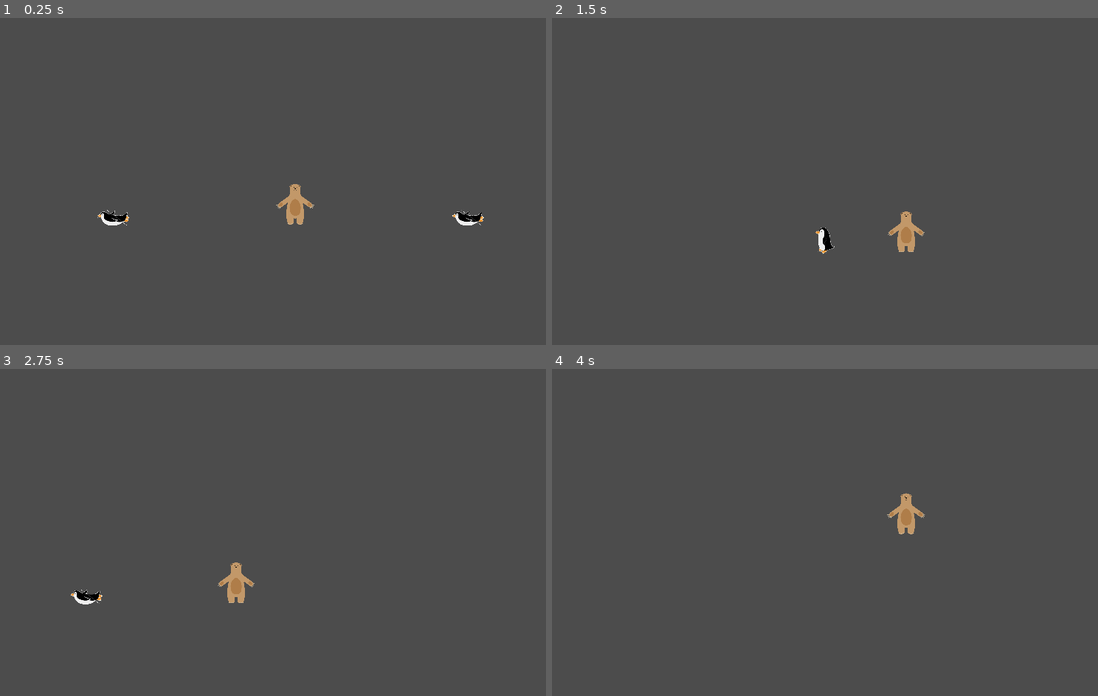
Above: before the commit, frames 1-4 (two rows, left to right).
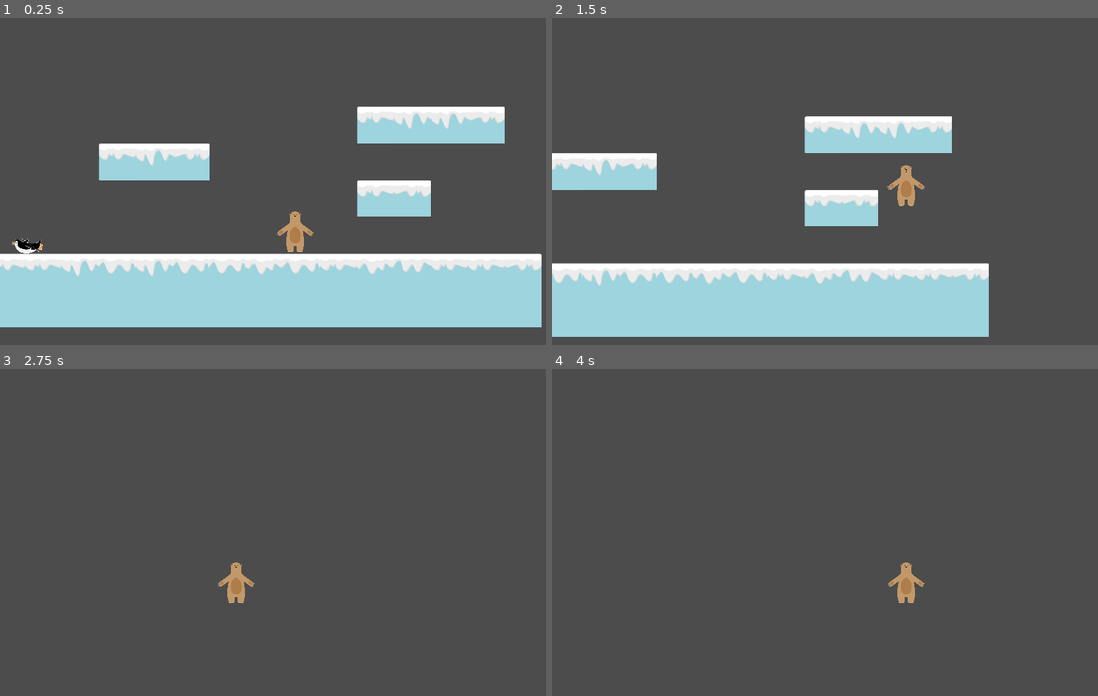
Above: after the commit, the same moments.

Repository: lendroit/ice-bear
Game: Godot game, scene res://World.tscn
Same seed, same stepped clock (60 frames per second), same inputs: the game is played once before the commit and once after it.
Inputs:
- Up to frame 1 (0.25 s): no input
- Up to frame 2 (1.5 s): hold Right (walk_right) from 0.53 s (still down); tap T (Glaire) at 0.6, 1.35 s; tap Space (jump) at 0.77 s
- Up to frame 3 (2.75 s): tap Space (jump) at 1.52 s; release Right (walk_right) at 2.03 s; hold Left (walk_left) from 2.03 s (still down); tap T (Glaire) at 2.1 s
- Up to frame 4 (4 s): release Left (walk_left) at 2.78 s; hold Right (walk_right) from 2.78 s (still down); tap T (Glaire) at 2.85, 3.6 s; tap Space (jump) at 3.02, 3.77 s

The runs differ from the first frame. In frame 1, 30% of the frame differs, in the area x 0-100%, y 27-95%; in frame 2, 26%; in frame 3, 0.2%; in frame 4, 0.8%.

Commit message:
add terrain in world

Diff:
--- a/World.tscn
+++ b/World.tscn
@@ -1,46 +1,23 @@
-[gd_scene load_steps=8 format=2]
+[gd_scene load_steps=5 format=2]
 
 [ext_resource path="res://Player.tscn" type="PackedScene" id=1]
 [ext_resource path="res://Enemy/Enemy.tscn" type="PackedScene" id=2]
 [ext_resource path="res://World.gd" type="Script" id=3]
-[ext_resource path="res://Glaire.tscn" type="PackedScene" id=4]
-
-[sub_resource type="RectangleShape2D" id=1]
-extents = Vector2( 591.965, 34.5112 )
-
-[sub_resource type="RectangleShape2D" id=2]
-extents = Vector2( 26.0672, 479.558 )
-
-[sub_resource type="RectangleShape2D" id=3]
-extents = Vector2( 261.137, 14.496 )
+[ext_resource path="res://Terrain/Tileset.tres" type="TileSet" id=4]
 
 [node name="World" type="Node2D"]
 position = Vector2( -152.391, 47.622 )
 script = ExtResource( 3 )
 
 [node name="Player" parent="." instance=ExtResource( 1 )]
-
-[node name="PlateForme" type="StaticBody2D" parent="."]
-collision_layer = 3
-collision_mask = 3
-
-[node name="sol" type="CollisionShape2D" parent="PlateForme"]
-position = Vector2( -3.17809, 76.3203 )
-shape = SubResource( 1 )
-
-[node name="mur1" type="CollisionShape2D" parent="PlateForme"]
-position = Vector2( -573.955, -366.435 )
-shape = SubResource( 2 )
-
-[node name="plafond_bas" type="CollisionShape2D" parent="PlateForme"]
-position = Vector2( -281.764, -10.3181 )
-shape = SubResource( 3 )
+position = Vector2( 149.435, -48.2363 )
 
 [node name="Enemy" parent="." instance=ExtResource( 2 )]
 position = Vector2( -279.609, 8.378 )
 
-[node name="Enemy2" parent="." instance=ExtResource( 2 )]
-position = Vector2( 335.5, 10.6229 )
-
-[node name="Glaire" parent="." instance=ExtResource( 4 )]
-position = Vector2( 0, -30 )
+[node name="Terrain" type="TileMap" parent="."]
+tile_set = ExtResource( 4 )
+collision_layer = 3
+collision_mask = 3
+format = 1
+tile_data = PoolIntArray( -196604, 1, 0, -196603, 1, 6, -196602, 1, 6, -196601, 1, 7, -65539, 1, 0, -65538, 1, 6, -65537, 1, 7, -131072, 2, 0, -131071, 2, 0, -131070, 2, 0, -131066, 2, 0, -131065, 2, 0, -131064, 2, 0, -65532, 1, 0, -65531, 1, 7, 131064, 1, 0, 131065, 1, 1, 131066, 1, 1, 131067, 1, 1, 131068, 1, 6, 131069, 1, 3, 131070, 1, 6, 131071, 1, 3, 65536, 1, 3, 65537, 1, 4, 65538, 1, 3, 65539, 1, 1, 65540, 1, 4, 65541, 1, 5, 65542, 1, 1, 65543, 1, 1, 65544, 1, 7, 65545, 4, 0, 196600, 0, 0, 196601, 0, 0, 196602, 0, 0, 196603, 0, 0, 196604, 0, 0, 196605, 0, 0, 196606, 0, 0, 196607, 0, 0, 131072, 0, 0, 131073, 0, 0, 131074, 0, 0, 131075, 0, 0, 131076, 0, 0, 131077, 0, 0, 131078, 0, 0, 131079, 0, 0, 131080, 0, 0 )
